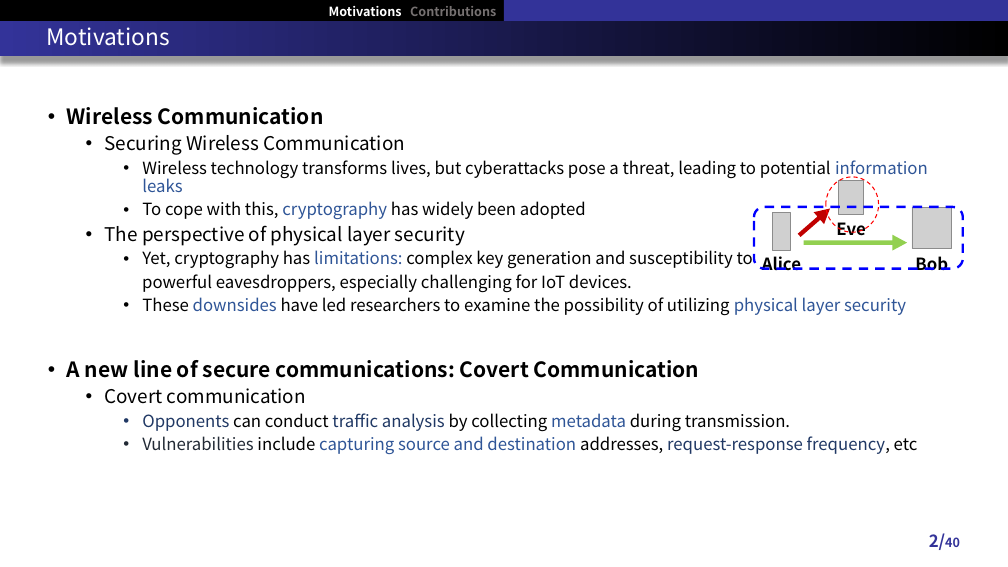
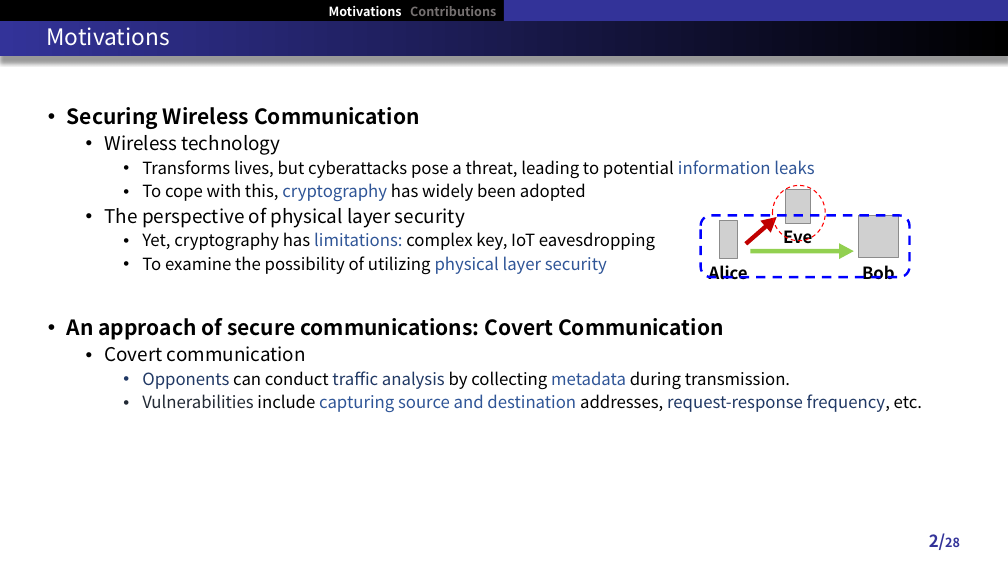
Before and after one commit to RefatHanbat/Presentation-of-SDM, a slide deck: slide 2 of New Problem/Thesis Defense slide.pptx. Drawn at 1008x567 pixels with LibreOffice and Linux fonts; fonts in the diff are those of the drawing; grey boxes stand for pictures. Boxes give left, top, right and bottom in pixels: in the first picture for what was removed or moved away, otherwise in the second. Text is boxed around its words. In the diff, an @@ line names an element or a change of style, - is before the commit and + after.

```diff
--- a/New Problem/Thesis Defense slide.pptx
+++ b/New Problem/Thesis Defense slide.pptx
@@ text at box(67, 107, 324, 125): paragraph removed @@
-• Wireless Communication
@@ text at box(67, 107, 420, 129): size 18 to 20 pt, bold on in "Securing Wireless Communication"; list level 2 to 1 in "Securing Wireless Communication" @@
@@ text at box(105, 135, 814, 179): text changed @@
-    • Wireless technology transforms lives, but cyberattacks pose a threat, leading to potential information leaks
+  • Wireless technology
+    • Transforms lives, but cyberattacks pose a threat, leading to potential information leaks
@@ text at box(67, 232, 724, 340): text changed @@
-    • Yet, cryptography has limitations: complex key generation and susceptibility to
-    powerful eavesdroppers, especially challenging for IoT devices.
-    • These downsides have led researchers to examine the possibility of utilizing physical layer security
-• A new line of secure communications: Covert Communication
+    • Yet, cryptography has limitations: complex key, IoT eavesdropping
+    • To examine the possibility of utilizing physical layer security
+• An approach of secure communications: Covert Communication
@@ 3 pictures, 3 texts, 2 right arrows, 1 rounded rectangle, 1 ellipse: place and size @@
-3 pictures, 3 texts, 2 right arrows, 1 rounded rectangle, 1 ellipse at box(754, 177, 963, 271)
+3 pictures, 3 texts, 2 right arrows, 1 rounded rectangle, 1 ellipse at box(701, 185, 910, 280)
@@ text at box(142, 394, 922, 412): text changed @@
-    • Vulnerabilities include capturing source and destination addresses, request-response frequency, etc
+    • Vulnerabilities include capturing source and destination addresses, request-response frequency, etc.
@@ page number at box(929, 533, 960, 550): text changed @@
-2/40
+2/28
```
Also in this commit, not shown: 7 other slides changed, 24 slides removed, 1 other file.
